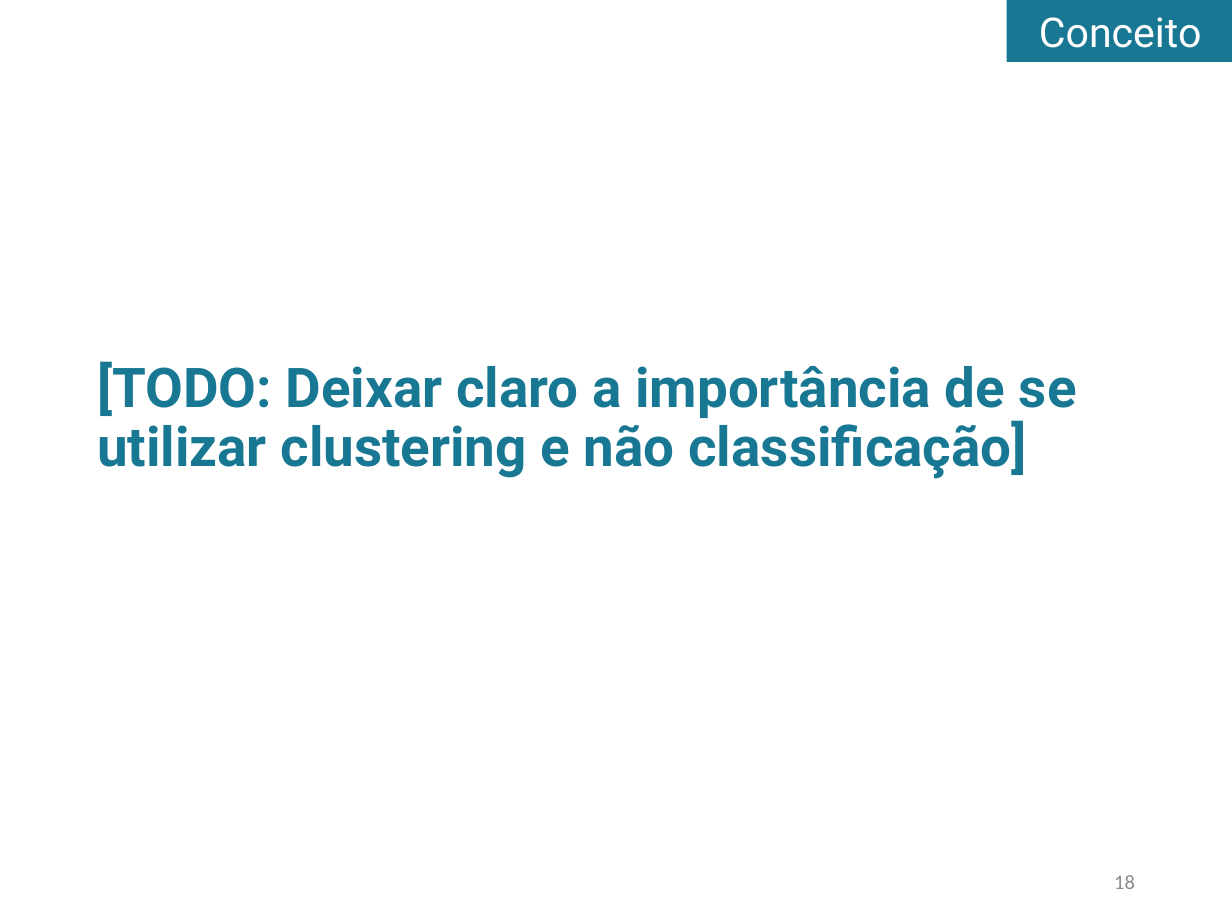
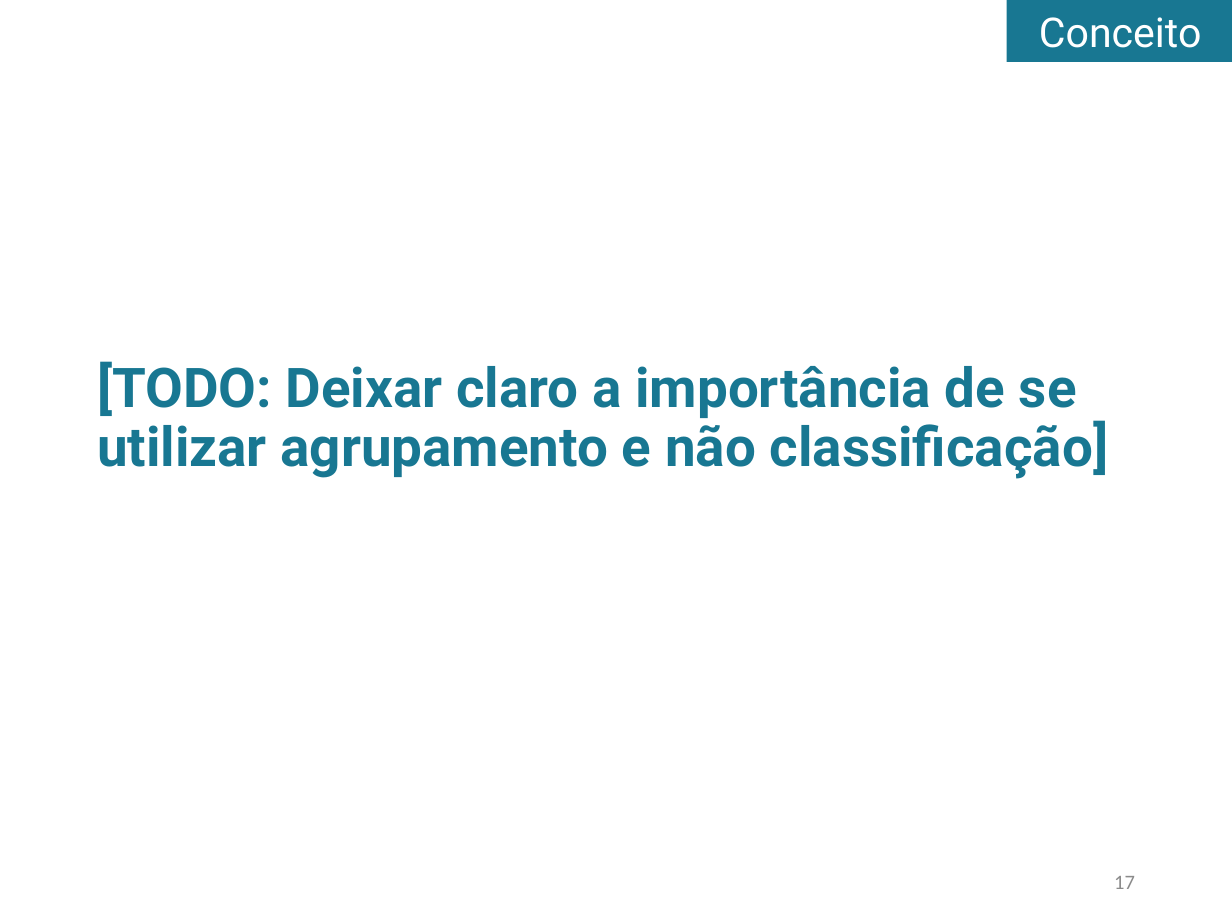
Before and after one commit to tomferreira/mac499, a slide deck: slide 17 of apresentacao/Apresentacao.pptx (slide 18 before the commit). Drawn at 1232x924 pixels with LibreOffice and Linux fonts; fonts in the diff are those of the drawing. Boxes give left, top, right and bottom in pixels: in the first picture for what was removed or moved away, otherwise in the second. Text is boxed around its words. In the diff, an @@ line names an element or a change of style, - is before the commit and + after.

```diff
--- a/apresentacao/Apresentacao.pptx
+++ b/apresentacao/Apresentacao.pptx
@@ text at bbox=[97, 361, 1109, 479]: text changed @@
-[TODO: Deixar claro a importância de se utilizar clustering e não classificação]
+[TODO: Deixar claro a importância de se utilizar agrupamento e não classificação]
@@ page number at bbox=[1114, 876, 1135, 889]: text changed @@
-18
+17
```
Also in this commit, not shown: 9 other slides changed, 16 slides added, 1 slide removed.
